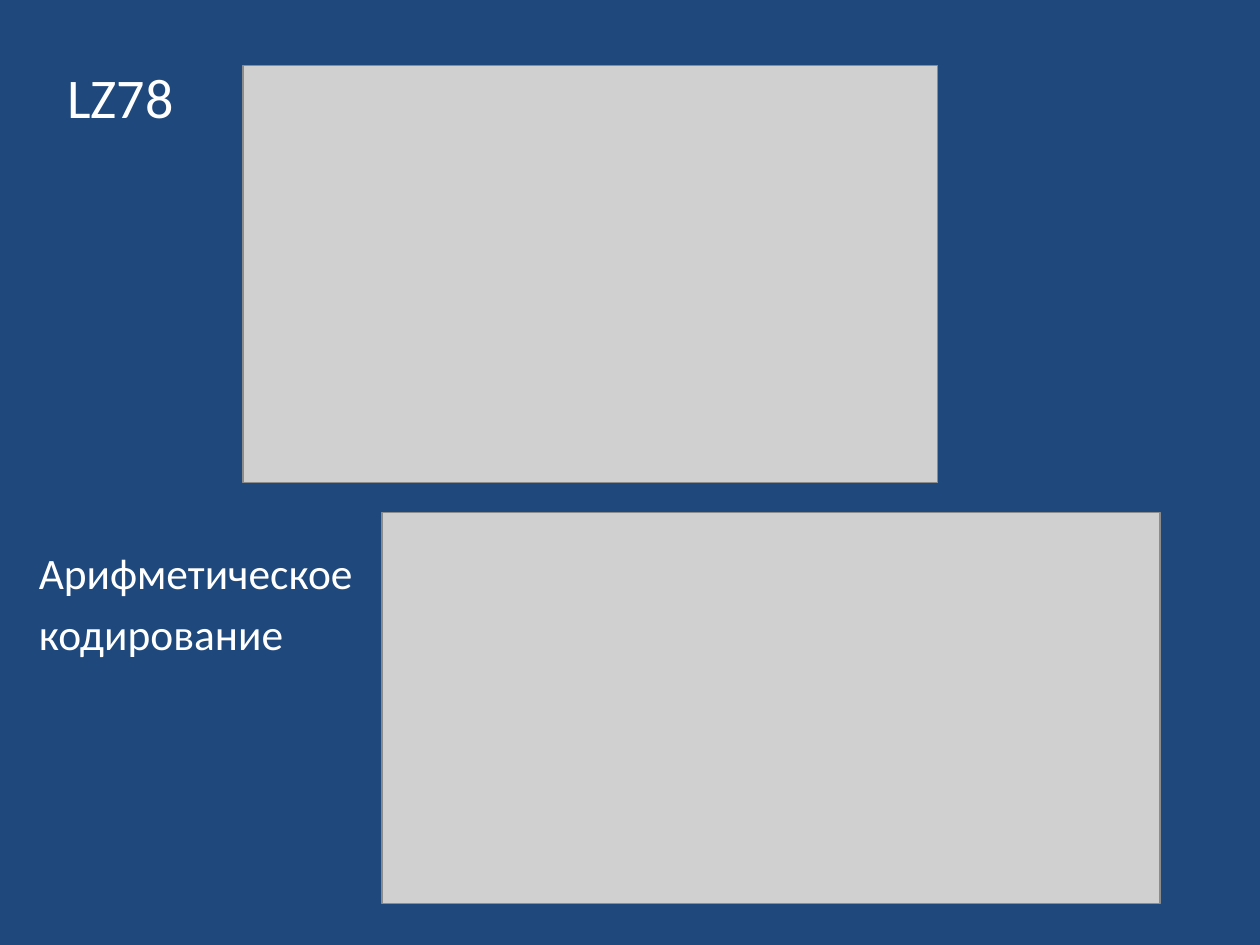
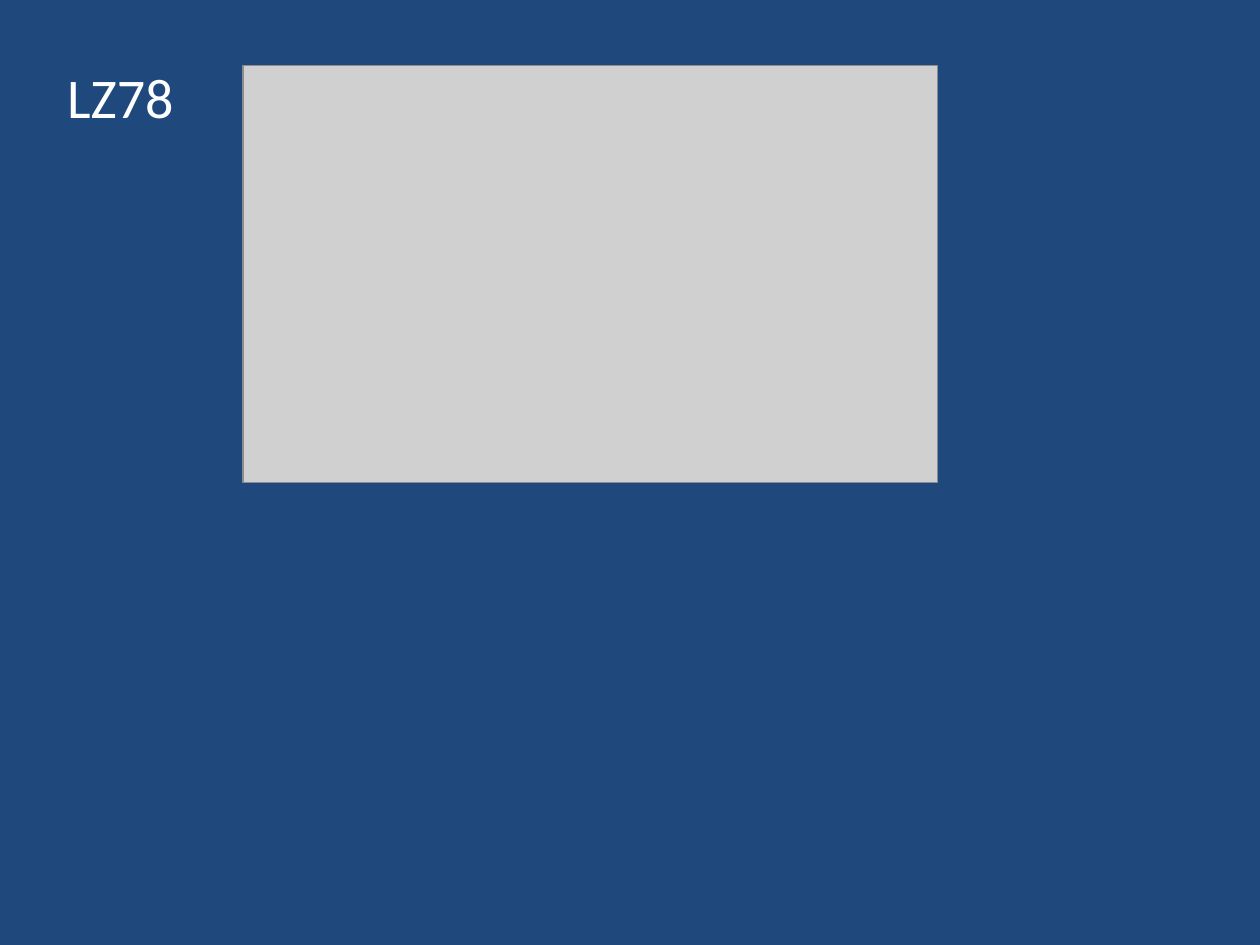
Before and after one commit to leschtsch/compressor, a slide deck: slide 9 of Презентация.pptx. Drawn at 1260x945 pixels with LibreOffice and Linux fonts; fonts in the diff are those of the drawing; grey boxes stand for pictures. Boxes give left, top, right and bottom in pixels: in the first picture for what was removed or moved away, otherwise in the second. Text is boxed around its words. In the diff, an @@ line names an element or a change of style, - is before the commit and + after.

```diff
--- a/Презентация.pptx
+++ b/Презентация.pptx
@@ picture removed at <box>382,512,1160,902</box> @@
@@ text removed at <box>39,559,353,657</box> @@
-Арифметическое
-кодирование
```
Also in this commit, not shown: 5 other slides changed, 3 slides added, 7 other files.
